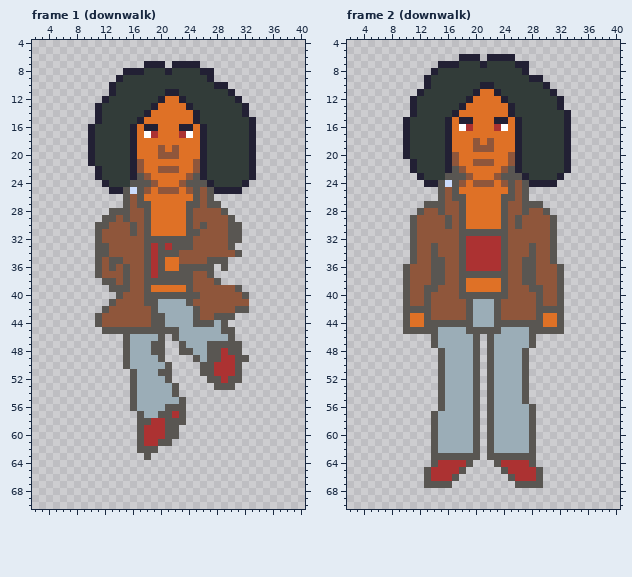
Two states of a pixel-art file, Assets/Sprites/Overworld/chlow.ase. This is how it looked before the edit.
48x73 pixels, 6 frames. Shown: frame 1 (downwalk): x 2..40, y 4..70; frame 2 (downwalk): x 2..40, y 4..70. The commit also changed other frames, which this record leaves out.
Now the later version:
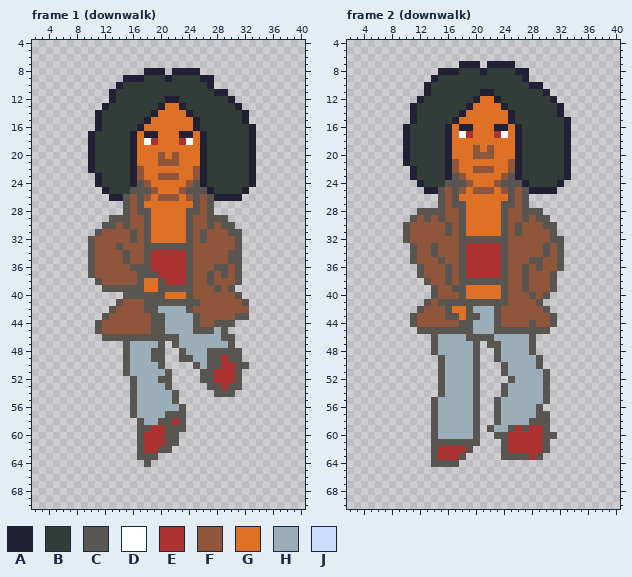
Palette (. is transparent): A #222034  B #323c39  C #595652  D #ffffff  E #ac3232  F #8f563b  G #df7126  H #9badb7  J #cbdbfc
Changes in this commit:
Changed rows in their new state; - is an unchanged pixel.
Frame 1 (downwalk):
first column x 10:
 7 --------...-....--------
 8 -----...AAA.AAAA..------
 9 ----.AAA---A----A-------
10 ---.A------------A..----
11 -----------BB-----AA.---
12 --.A------BAAB------A.--
13 -.A------BA--AB------A.-
14 --------BA----AB--------
15 -------BA-------------A.
16 .A----BAGG---GGAB-------
17 --------AA---AA---------
18 --------DE---ED---------
19 ----------G-G-----------
20 -----------G------------
21 -------G--FFF--G--------
22 AB--------GGG-----------
23 -------FG-FFF-GF--------
24 -AB---A-FG---GF-AB----BA
25 --ABBBC-CFGGGFC-CABBBBA-
26 ---AA---F-FFF-F---AAAA--
27 --------G-----G---.-----
28 ---..--C-------C-C..----
29 --.-C------------CCC.---
30 -.-C-CF---------FC-C-.--
31 ---------------FC-------
32 CF----C--GGGGG--C---F---
33 CFF-C----C-C--------FC--
34 CFF--C----EEEEC-----C---
35 CF-FFC----EEEEC--FFFCC--
36 CF-F-FCC--EEEE-FFFC-FC--
37 CF---F-C-CEEEE----FCFC--
38 -CFF-F-CGG-EEE---CFFFC--
39 --C---CCG-CCCC----C-C.--
40 ----.CCC---GGG-F-----C.-
41 ---.C-----CCCC-C------C-
42 --.C----C-----CF-----FF-
43 -.C---------------FFFCC-
44 ----------------FFC-C---
45 -CFFFFFFF--HH--CCC--.---
46 --CCC-CCCC-C-------C----
47 ---------H--CH---HHH-.--
48 --------------H----C----
49 ---------C---CCH----C-.-
50 ----------C.---CH-C---C-
51 -----CH---H-------------
52 ----------C-----C-E-E---
53 -----------C.----C-E-C--
54 ------------------CCC---
55 ------------C.----------
56 -----------HH-----------
57 ------CH--H-C-----------
58 --------HHC-E-----------
59 --------C----C----------
61 ----------E-C-----------
62 --------EECC------------
63 -------C-C--------------
64 --------C---------------
Frame 2 (downwalk):
first column x 10:
 6 --------...-....--------
 7 -----...AAA.AAAA..------
 8 ----.AAA---A----A-------
 9 ---.A------------A..----
10 -----------BB-----AA.---
11 --.A------BAAB------A.--
12 -.A------BA--AB------A.-
13 --------BA----AB--------
14 -------BA-------------A.
15 .A----BAGG---GGAB-------
16 --------AA---AA---------
17 --------DE---ED---------
18 ----------G-G-----------
19 -----------G------------
20 -------G--FFF--G--------
21 AB--------GGG-----------
22 -------FG-FFF-GF--------
23 -AB---A-FG---GF-AB----BA
24 --ABBBC-CFGGGFC-CABBBBA-
25 ---AA---F-FFF-F---AAAA--
26 --------G-----G---------
27 ---..--C-------C--..----
28 ---CC-------------CC.---
29 ---C-CF---------FC-CC.--
30 CF------------------C---
31 CF----C--GGGGG--C-------
32 CF-------CCCCC--------C-
33 ------------------F-CFC-
34 ------------------F-CFC-
35 ----F------------F-C-FC-
36 ..C-FFC-----------FC----
37 ..C-FFC--EEEEE----F--C.-
38 ...CFFC--CCCCC----F--C.-
39 ....---C---------CFF-C.-
40 ....C----GGGGG----CFC..-
41 ...--CCCC-CCC-C-----...-
42 ..-F--CGG----------F-..-
43 .CFF--CCG-C--------FFC.-
44 .CFFFFFF------FFFF-FFC.-
45 ..---CCCC-HHH-CCCC---..-
46 ---------C-C------------
47 -------------C----------
48 ----CH------.C---HC-----
49 ------------.C---HHC----
50 ------------..C--HHC----
51 ------------..C--HHHC---
52 ------------...C-HHHC---
53 ------------..C--HHHC---
54 ------------..C--HHHC---
55 ----CH------.C---HHHC---
56 ----CH------.C----HC----
57 ------------.C----HCC---
58 ------------.C-----CC---
59 ---------------CECEEC---
60 ------------.CCEEEEECC--
61 -----CCCCC--..CEEEEEC---
62 -----EEEEC.-..CEEEEEC---
63 -----EEE-..-..----EC----
64 -----CCC..---......-----
65 ---......-----......----
66 ---.....-------.....----
67 ---....---------....----
